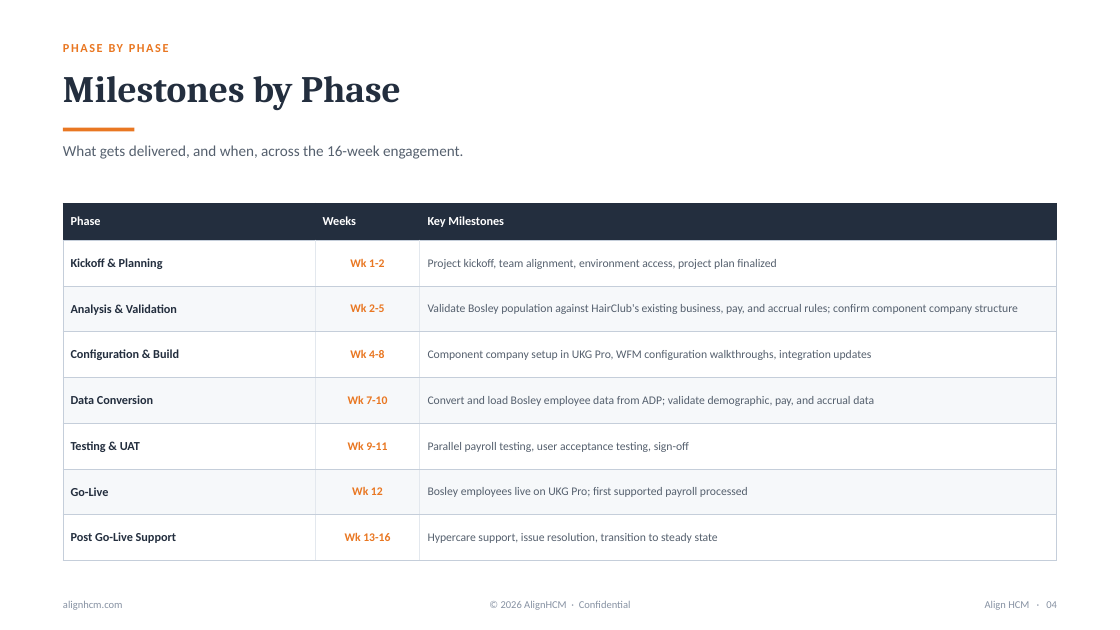
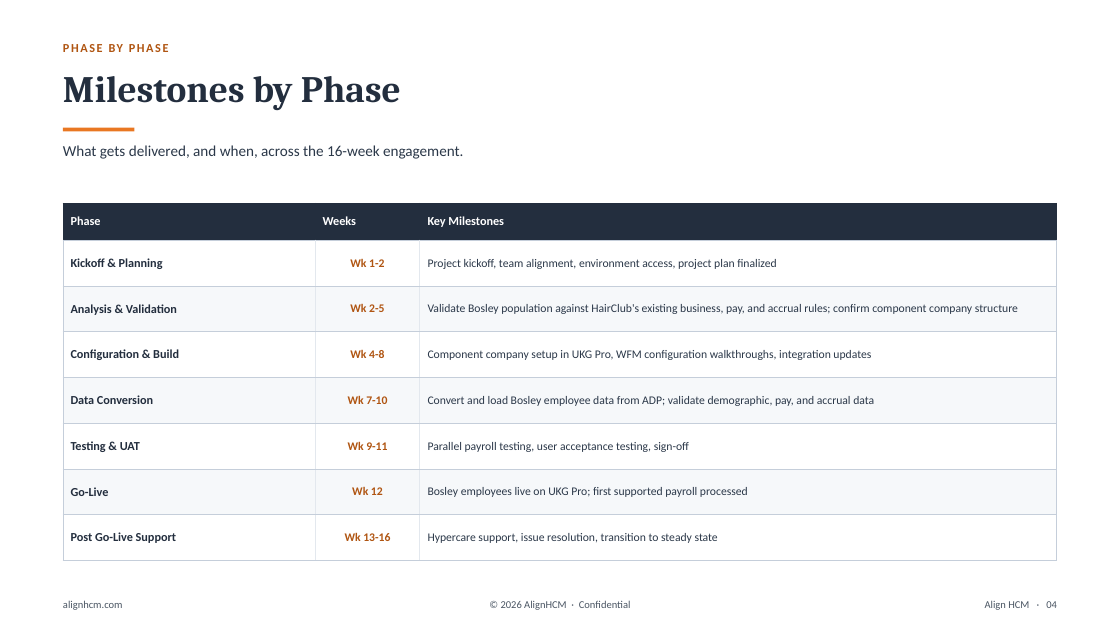
Before and after one commit to dillonmohr8777/client-operations-canonical, a slide deck: slide 4 of clients/align-hcm/deliverables/2026-08-12-bosley-hairclub-ukg-pro-merger-proposal/Align_HCM_Bosley_HairClub_UKG_Pro_Merger.pptx. Drawn at 1120x630 pixels with LibreOffice and Linux fonts; fonts in the diff are those of the drawing. Boxes give left, top, right and bottom in pixels: in the first picture for what was removed or moved away, otherwise in the second. Text is boxed around its words. In the diff, an @@ line names an element or a change of style, - is before the commit and + after.

```diff
--- a/clients/align-hcm/deliverables/2026-08-12-bosley-hairclub-ukg-pro-merger-proposal/Align_HCM_Bosley_HairClub_UKG_Pro_Merger.pptx
+++ b/clients/align-hcm/deliverables/2026-08-12-bosley-hairclub-ukg-pro-merger-proposal/Align_HCM_Bosley_HairClub_UKG_Pro_Merger.pptx
@@ text "PHASE BY PHASE" at (109,44,123,52): text colour #E97722 to #B05512 @@
@@ text "What gets delivered, and when, ..." at (63,145,463,159): text colour #55606E to #2B3849 @@
@@ table at (63,203,1057,560) @@
@@ text colour #E97722 to #B05512 in "Wk 1-2", "Wk 2-5", "Wk 4-8", "Wk 7-10" and 3 more places @@
@@ text colour #55606E to #2B3849 in "Project kickoff, team alignment, environment access, project ...", "Validate Bosley population against HairClub's existing busin ...", "Component company setup in UKG Pro, WFM ...", "Convert and load Bosley employee data from ..." and 3 more places @@
@@ text colour #8792A3 to #4A5563 in 3 elements at (63,600,123,610), (501,600,631,610), (985,601,1057,610) @@
```
Also in this commit, not shown: 6 other slides changed, 12 other files.
